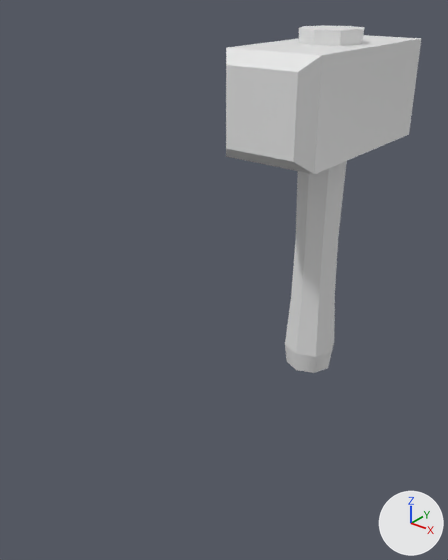
A saved change to the FBX model KleptoKnights/Assets/Models/SM_Hammer.fbx.
Camera for both pictures: a camera (50 mm lens) standing at (5.47, -3.49, 8.18) and looking at (-0.41, 3.85, 3.63). Lighting does not change. The marker at lower right points along +X, +Y and +Z. Where no turn or scale is listed for an object, it has been applied to the vertices.

In view in the first picture: 'Cube.002', 'SM_Hammer'.
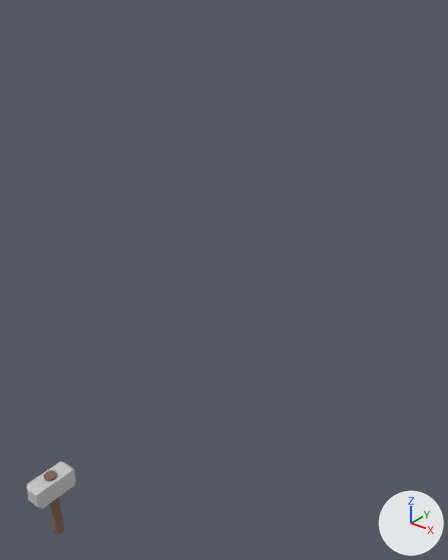
The edits, one by one:
Material 'MAT_Blade' (mat_mat_blade) is new.
Its base color is (0.577, 0.577, 0.577) (light grey #c8c8c8).
Material 'MAT_Handle' (mat_mat_handle) is new.
Its base color is (0.233, 0.122, 0.0991) (brown #856259).
Its roughness is 1.0.
me_cylinder_002 is used by ob_sm_hammer; location (-0.02, 6.2, 4.23); rotation (1.571, 0.0, 0.0), in degrees (90, 0, 0); scale (0.00551, 0.0323, 0.00551).
me_cylinder_002 had 48 vertices, 42 faces and spanned x -100.0..100.0, y -100.0..100.0, z -100.0..100.0.
me_cylinder_002 now has 64 vertices, 60 faces and spans x -15.0..15.0, y -43.0..73.0, z -36.0..36.0.
me_cylinder_002 part 1: the whole mesh is rebuilt.
me_cylinder_002 now uses material mat_mat_handle (brown #856259).
me_cylinder_002 now uses material mat_mat_blade (light grey #c8c8c8).
Object 'SM_Hammer' (ob_sm_hammer) moves from (-0.02, 6.2, 4.23) to (-1.09, 0.49, 0.69).
Object 'SM_Hammer' (ob_sm_hammer) is rescaled from (0.00551, 0.0323, 0.00551) to (0.01, 0.01, 0.01).
Object 'Cube.002' (ob_cube_002) is deleted.

Changed parts and their boxes (x1, y1, x2, y2) in the pictures (448 x 560 px):
'Cube.002', deleted: before (226, 35, 421, 174)
'SM_Hammer', reshaped, moved, rescaled (38% narrower, 79% shorter): before (285, 25, 364, 373); after (27, 461, 76, 535)
